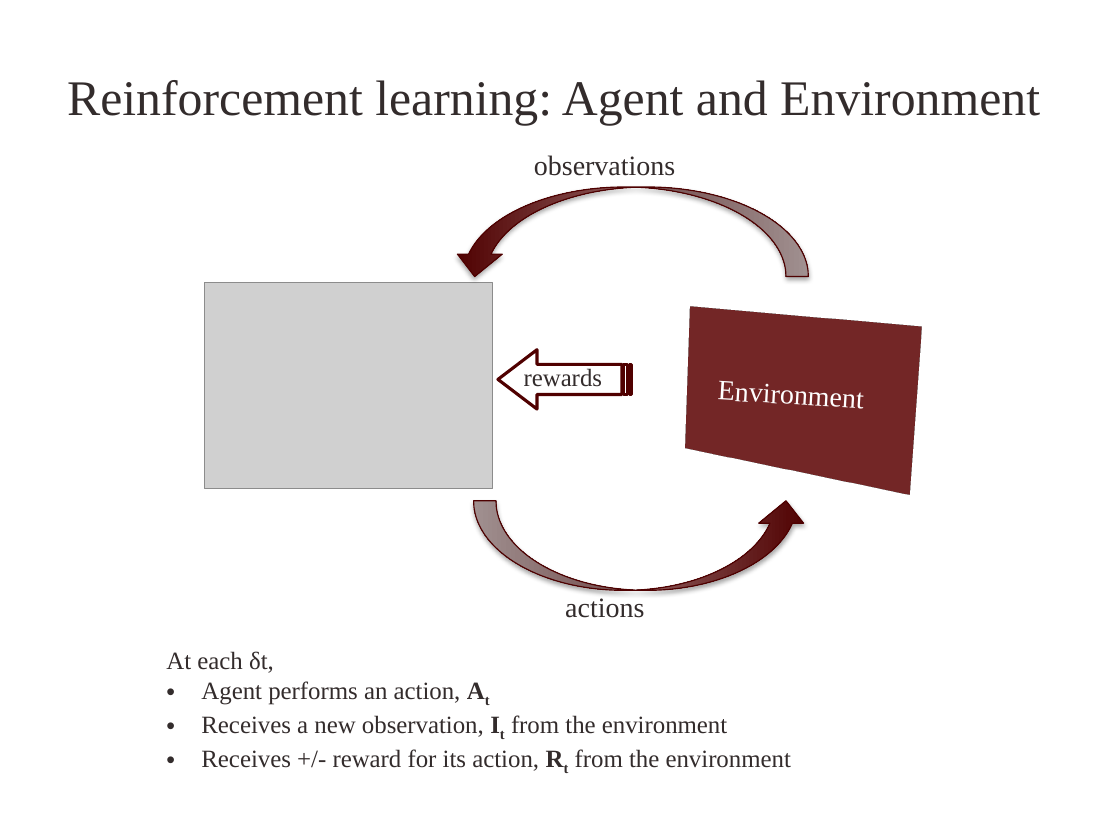
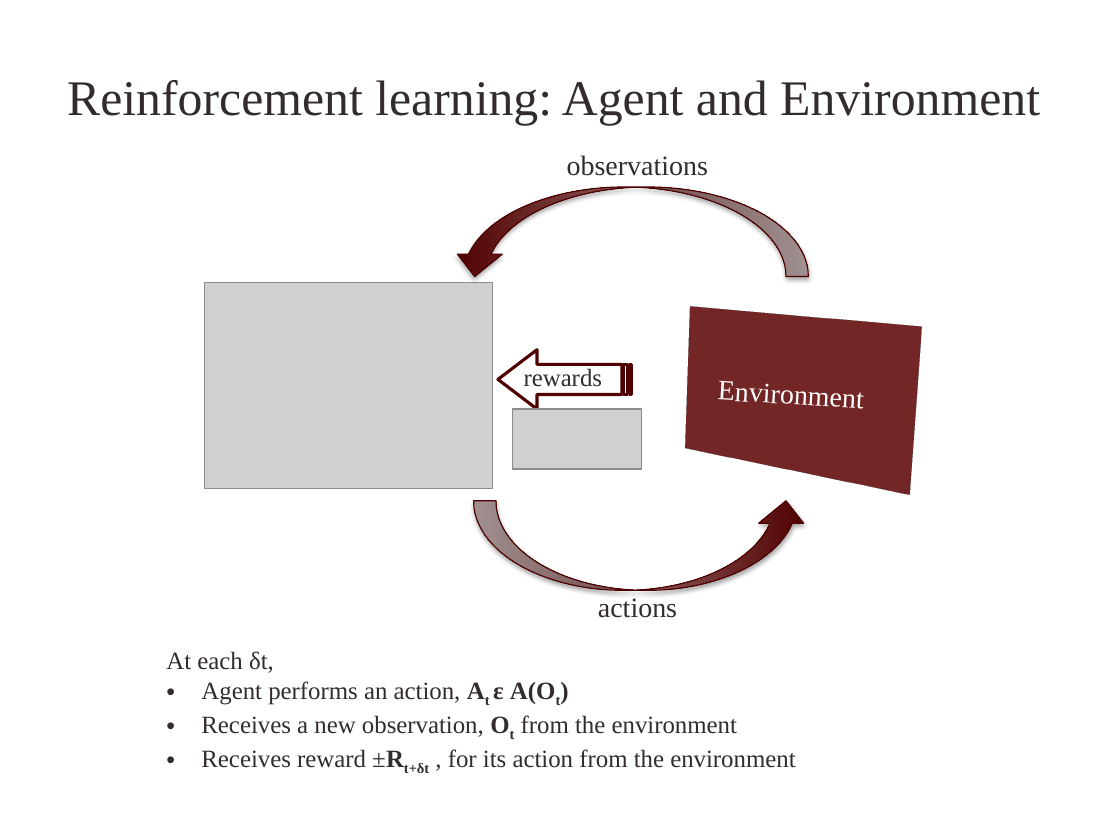
Before and after one commit to kuthulas/reinforce, a slide deck: slide 3 of RL.pptx. Drawn at 1120x840 pixels with LibreOffice and Linux fonts; fonts in the diff are those of the drawing; grey boxes stand for pictures; background and template pictures are left out. Boxes give left, top, right and bottom in pixels: in the first picture for what was removed or moved away, otherwise in the second. Text is boxed around its words. In the diff, an @@ line names an element or a change of style, - is before the commit and + after.

Commit message:
Slides

```diff
--- a/RL.pptx
+++ b/RL.pptx
@@ text "observations": place and size @@
-text "observations" at (534, 155, 675, 176)
+text "observations" at (567, 155, 708, 176)
@@ picture added at (513, 409, 642, 469) @@
@@ text "actions": place and size @@
-text "actions" at (565, 598, 644, 618)
+text "actions" at (598, 598, 677, 618)
@@ text at (201, 681, 795, 773): text changed @@
-• Agent performs an action, At
-• Receives a new observation, It from the environment
-• Receives +/- reward for its action, Rt from the environment
+• Agent performs an action, At ε A(Ot)
+• Receives a new observation, Ot from the environment
+• Receives reward ±Rt+δt , for its action from the environment
```
Also in this commit, not shown: 6 other slides changed, 7 slides added, 1 other file.
